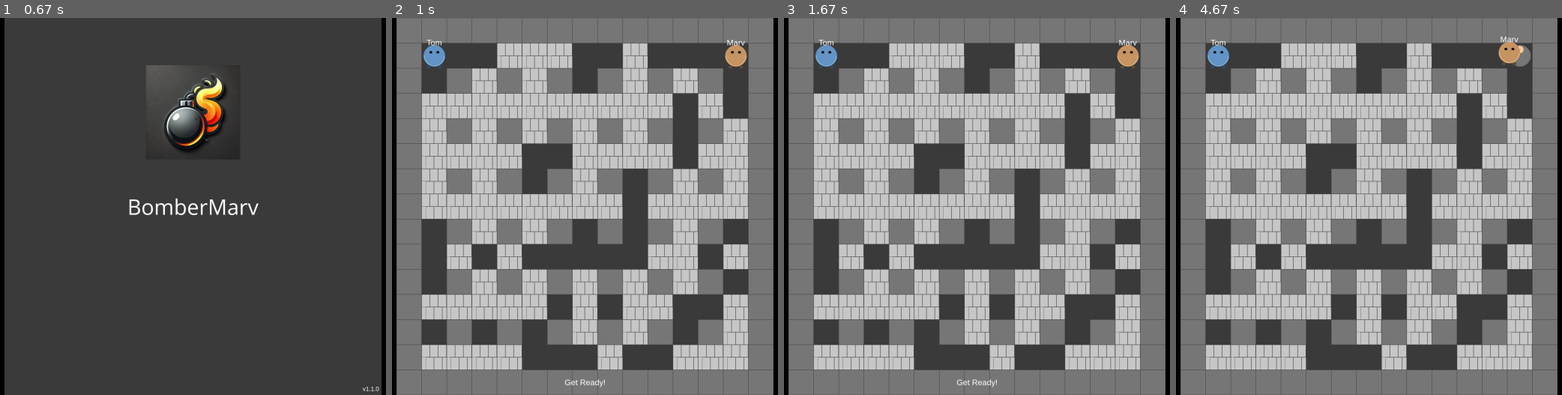
Above: before the commit, frames 1-4 (left to right).
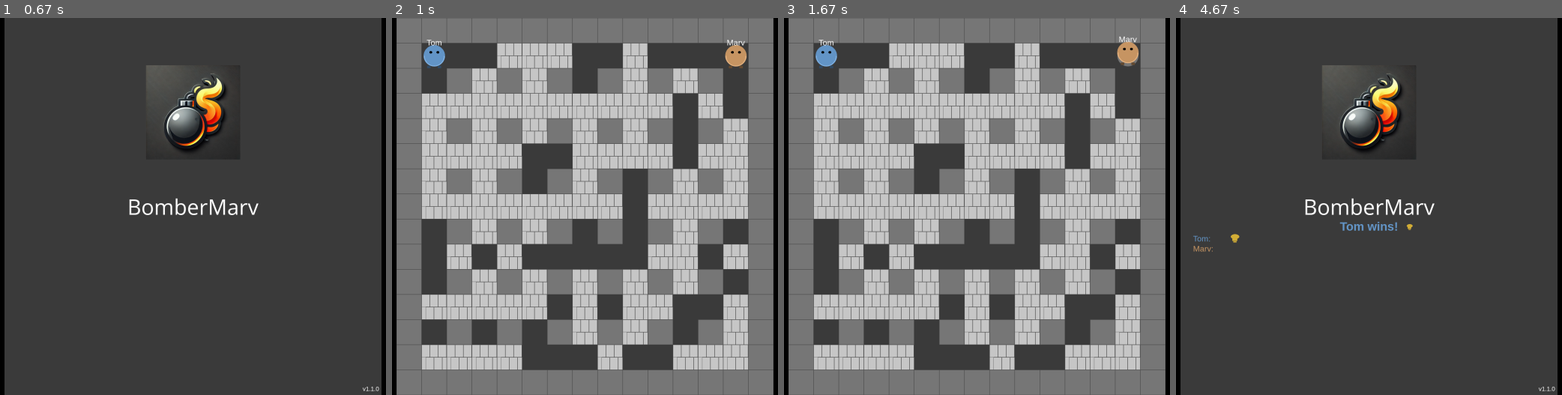
Above: after the commit, the same moments.

Repository: roborros/BomberMarv
Game: pygame game, started from pyBomberMarv.py
Same seed, same stepped clock (60 frames per second), same inputs: the game is played once before the commit and once after it.
Inputs:
- Up to frame 1 (0.67 s): no input
- Up to frame 2 (1 s): tap Enter at 0.83 s
- Up to frame 3 (1.67 s): tap Ctrl at 1.17, 1.57 s; hold W from 1.5 s (still down)
- Up to frame 4 (4.67 s): tap Ctrl at 1.87, 2.07, 2.37, 2.57, 2.87, 3.13, 3.47, 3.77, 3.9, 4.3, 4.6 s; release W at 1.97 s; hold D 2-2.47 s; hold A 2.5-3.03 s; hold S 3.07-3.37 s; hold A 3.4-3.8 s; hold W 3.83-4.2 s; hold D from 4.23 s (still down)

Frame 1 is identical in both runs. In frame 2, less than 0.1% of the frame differs, in the area x 44-56%, y 95-99%; in frame 3, 0.3%; in frame 4, 77%, in the area x 1-99%, y 0-100%.

Commit message:
refactor: move game update logic to separate update method for better organization

Diff:
--- a/bm_classes.py
+++ b/bm_classes.py
@@ -322,7 +322,36 @@
                         self.init_game()
                         self.game_state = "playing"
 
-
+    def update(self):
+        #update players
+        for player in self.players:
+                player.update(self.dt, self.board, self.bombs, self.current_time)
+
+        # update bombs & check for explosions
+        triggered_explosions = []
+        for bomb in self.bombs[:]:
+            if bomb.update(self.current_time):
+                exp = Explosion(self.get_explosion_cells(bomb), self.current_time, bomb.quad_damage)
+                triggered_explosions.append(exp)
+                bomb.owner.active_bombs -= 1
+                self.bombs.remove(bomb)
+        chain_cells = set()
+        for exp in triggered_explosions:
+            for cell in exp.cells:
+                chain_cells.add(cell)
+        chain_triggered = True
+        while chain_triggered:
+            chain_triggered = False
+            for bomb in self.bombs[:]:
+                if (bomb.x, bomb.y) in chain_cells:
+                    exp = Explosion(self.get_explosion_cells(bomb), self.current_time,bomb.quad_damage)
+                    triggered_explosions.append(exp)
+                    for cell in exp.cells:
+                        chain_cells.add(cell)
+                    bomb.owner.active_bombs -= 1
+                    self.bombs.remove(bomb)
+                    chain_triggered = True
+        self.explosions.extend(triggered_explosions)
 
 
 class Screen:
--- a/pyBomberMarv.py
+++ b/pyBomberMarv.py
@@ -41,80 +41,63 @@
 
     theGame.handle_window_events()
 
+    for event in pygame.event.get():
+        if event.key == pygame.K_RETURN:
+            if theGame.game_state in ["win", "champion", "startup"]:
+                theGame.init_game()
+                theGame.game_state = "get_ready"
 
     if theGame.game_state == "startup":
 
         theScreen.draw_startup(game_surface,theGame)
 
-    elif theGame.game_state == "playing":
-
+    elif theGame.game_state == "get_ready":
         if theGame.current_time < theGame.game_start_time:
             draw_game_screen(game_surface, theGame)
             start_text = font_small.render("Get Ready!", True, (255, 255, 255))
             start_rect = start_text.get_rect(center=(BASE_WIDTH // 2, BASE_HEIGHT - 50))
             game_surface.blit(start_text, start_rect)
         else:
-            for player in theGame.players:
-                player.update(theGame.dt, theGame.board, theGame.bombs, theGame.current_time)
-            triggered_explosions = []
-            for bomb in theGame.bombs[:]:
-                if bomb.update(theGame.current_time):
-                    exp = Explosion(theGame.get_explosion_cells(bomb), theGame.current_time, bomb.quad_damage)
-                    triggered_explosions.append(exp)
-                    bomb.owner.active_bombs -= 1
-                    theGame.bombs.remove(bomb)
-            chain_cells = set()
-            for exp in triggered_explosions:
-                for cell in exp.cells:
-                    chain_cells.add(cell)
-            chain_triggered = True
-            while chain_triggered:
-                chain_triggered = False
-                for bomb in theGame.bombs[:]:
-                    if (bomb.x, bomb.y) in chain_cells:
-                        exp = Explosion(theGame.get_explosion_cells(bomb), theGame.current_time,bomb.quad_damage)
-                        triggered_explosions.append(exp)
-                        for cell in exp.cells:
-                            chain_cells.add(cell)
-                        bomb.owner.active_bombs -= 1
-                        theGame.bombs.remove(bomb)
-                        chain_triggered = True
-            theGame.explosions.extend(triggered_explosions)
+            theGame.game_state = "playing"
 
-            theGame.handle_explosions()
+    elif theGame.game_state == "playing":
 
-            for player in theGame.players:
-                if not player.alive:
-                    continue
-                for pu in theGame.powerups[:]:
-                    if player.get_grid_pos() == (pu.x, pu.y):
-                        if pu.type == "bomb":
-                            player.bomb_capacity += 1
-                            bonus_sound.play()
-                        elif pu.type == "fire":
-                            player.fire_power += 1
-                            bonus_sound.play()
-                        elif pu.type == "quad_damage":
-                            player.quad_damage = True
-                            player.quad_damage_start_time = theGame.current_time
-                            player.bomb_capacity += QUAD_DAMAGE_POWER
-                            player.fire_power += QUAD_DAMAGE_POWER
-                            qd_sound.play()
-                        theGame.powerups.remove(pu)
+        theGame.update()
 
-            theGame.place_quad_damage_powerup()
+        theGame.handle_explosions()
 
-            alive_players = [p for p in theGame.players if p.alive]
-            if len(alive_players) <= 1:
-                if alive_players:
-                    alive_players[0].trophies += 1
-                    if alive_players[0].trophies >= TROPHY_WIN_THRESHOLD:
-                        theGame.game_state = "champion"
-                    else:
-                        theGame.game_state = "win"
+        for player in theGame.players:
+            if not player.alive:
+                continue
+            for pu in theGame.powerups[:]:
+                if player.get_grid_pos() == (pu.x, pu.y):
+                    if pu.type == "bomb":
+                        player.bomb_capacity += 1
+                        bonus_sound.play()
+                    elif pu.type == "fire":
+                        player.fire_power += 1
+                        bonus_sound.play()
+                    elif pu.type == "quad_damage":
+                        player.quad_damage = True
+                        player.quad_damage_start_time = theGame.current_time
+                        player.bomb_capacity += QUAD_DAMAGE_POWER
+                        player.fire_power += QUAD_DAMAGE_POWER
+                        qd_sound.play()
+                    theGame.powerups.remove(pu)
+
+        theGame.place_quad_damage_powerup()
+
+        alive_players = [p for p in theGame.players if p.alive]
+        if len(alive_players) <= 1:
+            if alive_players:
+                alive_players[0].trophies += 1
+                if alive_players[0].trophies >= TROPHY_WIN_THRESHOLD:
+                    theGame.game_state = "champion"
                 else:
                     theGame.game_state = "win"
-            draw_game_screen(game_surface, theGame)
+            else:
+                theGame.game_state = "win"
+        draw_game_screen(game_surface, theGame)
 
     elif theGame.game_state == "win":
         draw_title_page(game_surface, alpha=255)
